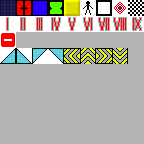
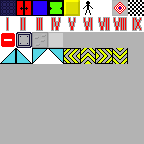
Revision of a layered 144 x 144 image; what changed, layer by layer:
painted on "Hintergrund" over [16, 0, 128, 48]
